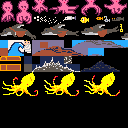
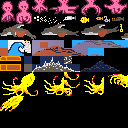
Before/after of a 128x128 layered artwork. What changed in the layer stack:
renamed "Background" to "Layer 11", painted on it over [left=0, top=12, right=128, bottom=112]
